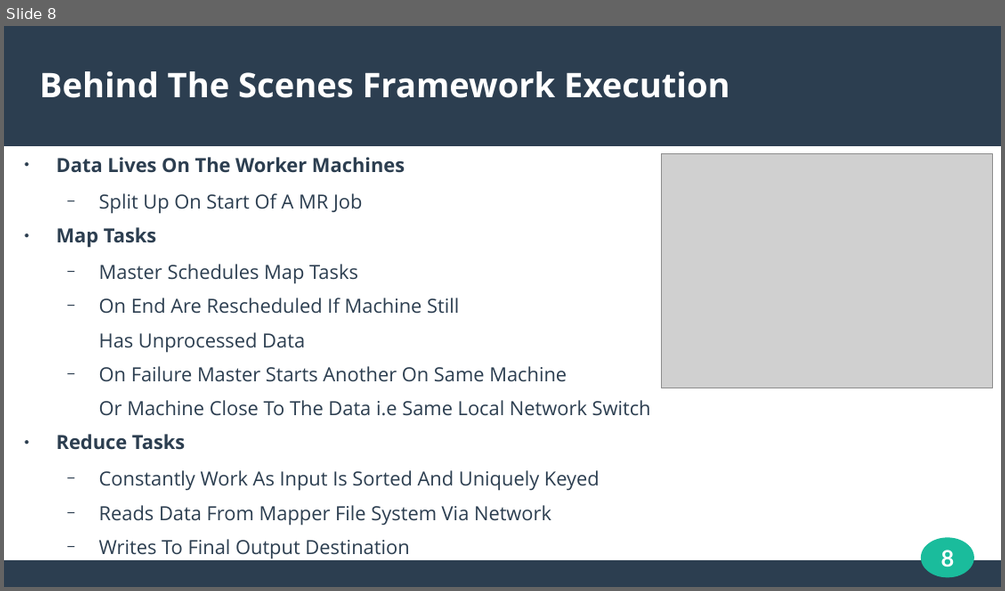
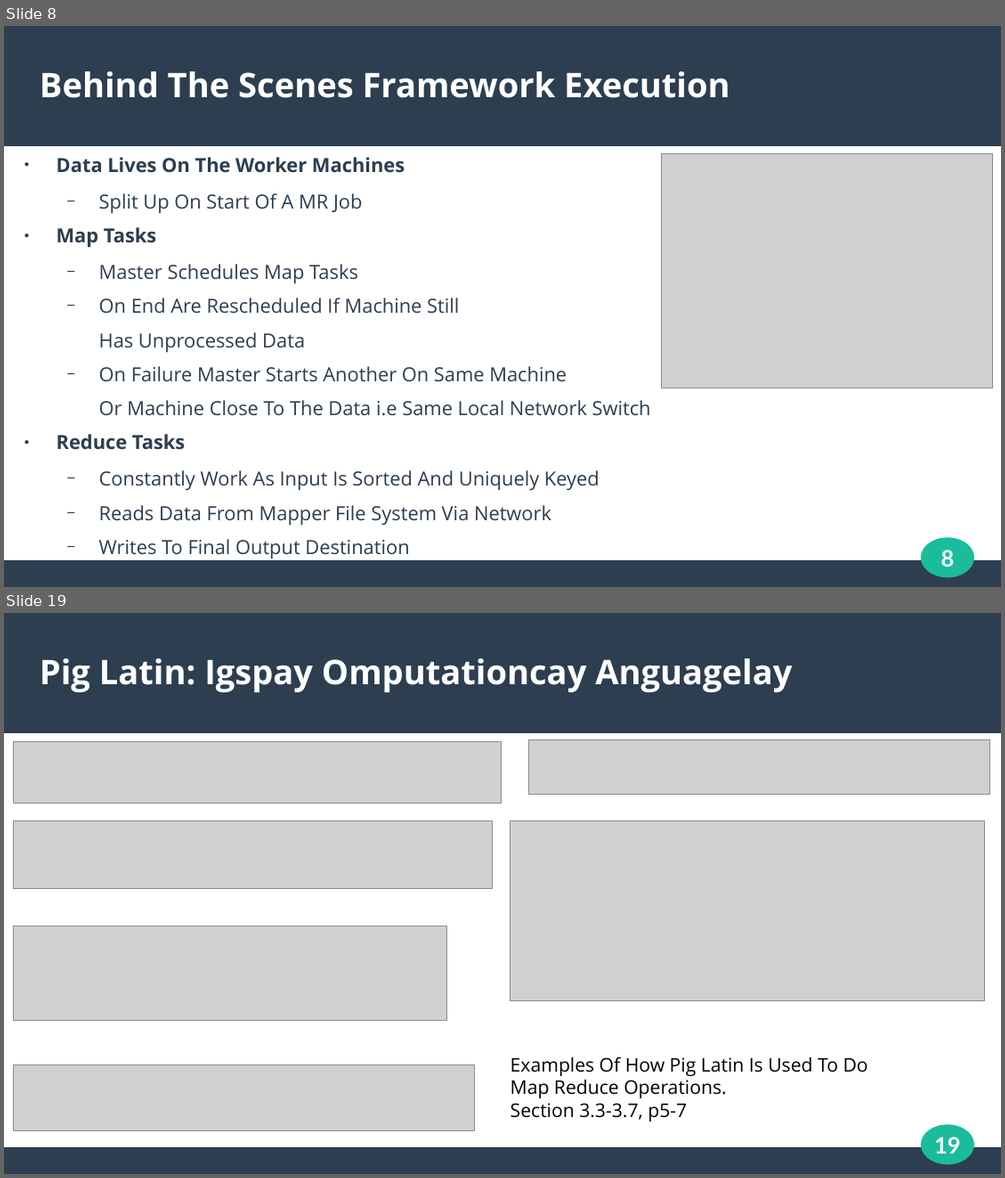
Before and after one commit to N0taN3rd/cs834-f16, a slide deck: presentations/presentation2/presentation2.odp. Shown one above the other, each under a label of ours: slide 8 before the commit, slides 8 and 19 after it; the slides between them are not shown. The pictures are 1005x591 and 1005x1178 pixels, drawn with LibreOffice and Linux fonts; fonts in the diff are those of the drawing; grey boxes stand for pictures. Boxes give left, top, right and bottom in pixels: in the first picture for what was removed or moved away, otherwise in the second. Text is boxed around its words. In the diff, an @@ line names an element or a change of style, - is before the commit and + after.

```diff
--- a/presentations/presentation2/presentation2.odp
+++ b/presentations/presentation2/presentation2.odp
@@ slide 19 added at bbox=[4, 613, 1001, 1174], background #FFFFFF; not listed: 3 template elements that a slide beside it also shows @@
@@ title added at bbox=[40, 658, 792, 692], 27 pt, text #FFFFFF, bold @@
+Pig Latin: Igspay Omputationcay Anguagelay
@@ picture added at bbox=[13, 741, 502, 803] @@
@@ picture added at bbox=[528, 739, 990, 794] @@
@@ picture added at bbox=[13, 821, 493, 889] @@
@@ picture added at bbox=[510, 821, 985, 1001] @@
@@ picture added at bbox=[13, 926, 447, 1020] @@
@@ picture added at bbox=[13, 1065, 474, 1131] @@
@@ text added at bbox=[510, 1057, 868, 1121], 15 pt, text #000000 @@
+Examples Of How Pig Latin Is Used To Do
+Map Reduce Operations.
+Section 3.3-3.7, p5-7
@@ page number added at bbox=[934, 1136, 960, 1153], 18 pt, text #FFFFFF, bold @@
+19
```
Also in this commit, not shown: 5 slides changed, 9 other slides added, 21 other files.
